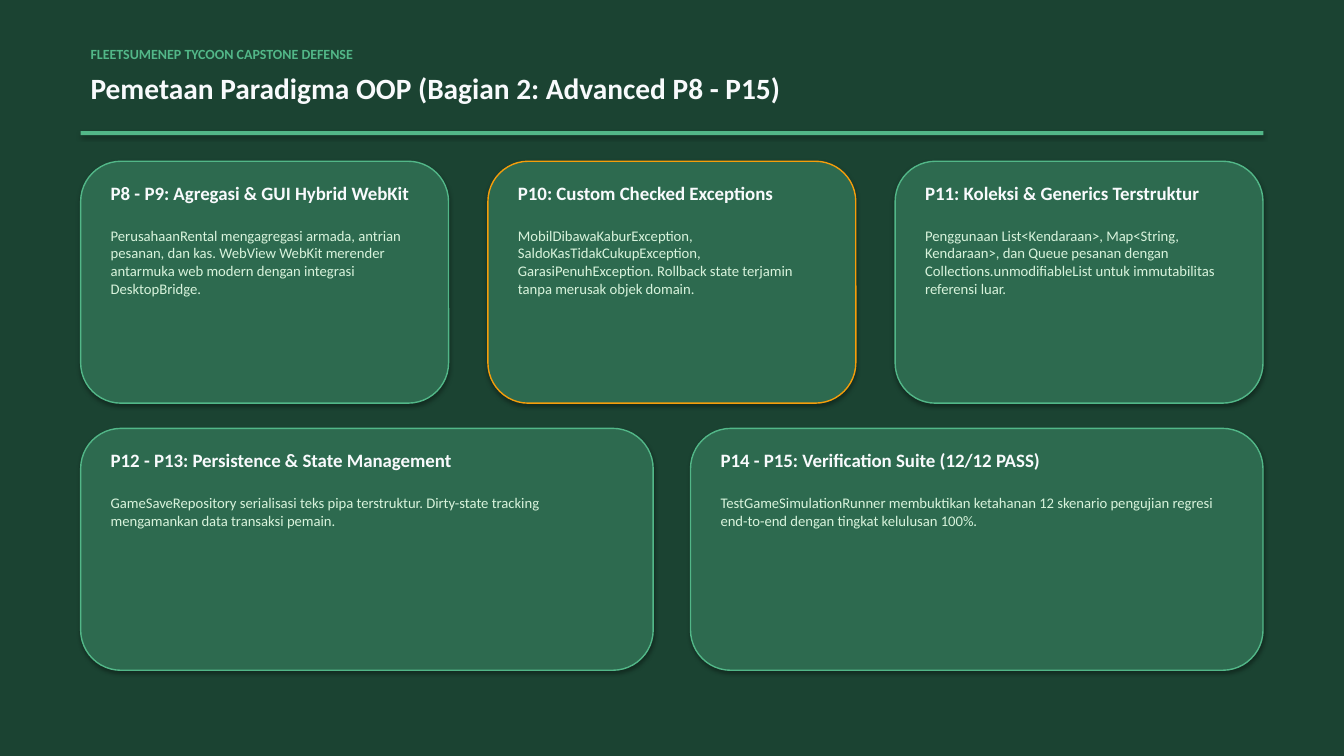
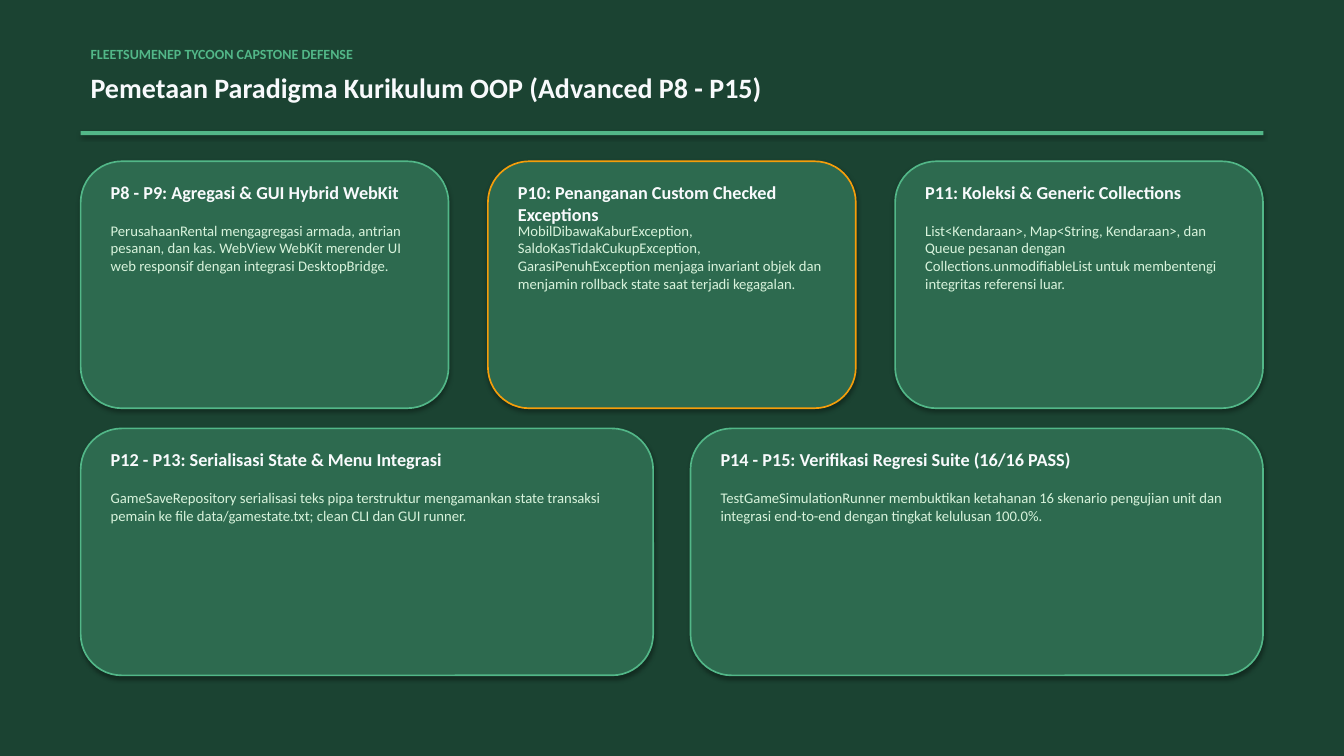
Before and after one commit to DavaYudist/PEMROGRAMAN-BERORIENTASI-OBJEK, a slide deck: slide 7 of Project_Akhir_Semester_Game_3125522002_M Davana Yudista Firdausy/presentation_game_capstone.pptx (slide 6 before the commit). Drawn at 1344x756 pixels with LibreOffice and Linux fonts; fonts in the diff are those of the drawing. Boxes give left, top, right and bottom in pixels: in the first picture for what was removed or moved away, otherwise in the second. Text is boxed around its words. In the diff, an @@ line names an element or a change of style, - is before the commit and + after.

Commit message:
feat(game): implement branching crisis phone scenarios, guaranteed GPS retrieval, and concise 12-slide academic deck (M. Davana Yudista Firdausy - 3125522002)

```diff
--- a/Project_Akhir_Semester_Game_3125522002_M Davana Yudista Firdausy/presentation_game_capstone.pptx
+++ b/Project_Akhir_Semester_Game_3125522002_M Davana Yudista Firdausy/presentation_game_capstone.pptx
@@ text at (91, 77, 761, 103): text changed; size 21 to 20 pt @@
-Pemetaan Paradigma OOP (Bagian 2: Advanced P8 - P15)
+Pemetaan Paradigma Kurikulum OOP (Advanced P8 - P15)
@@ rounded rectangle: place and size @@
-rounded rectangle at (81, 161, 449, 403)
+rounded rectangle at (81, 161, 449, 408)
@@ text "P8 - P9: Agregasi & ..." at (111, 186, 398, 202): size 13.5 to 13 pt @@
@@ rounded rectangle: place and size @@
-rounded rectangle at (488, 161, 856, 403)
+rounded rectangle at (488, 161, 856, 408)
@@ rounded rectangle at (488, 161, 856, 408): outline #F59E0B 1 pt to #F59E0B 1.2 pt @@
@@ outline #52B788 1 pt to #52B788 1.2 pt in 4 elements at (81, 429, 653, 676), (691, 429, 1263, 676), (81, 161, 449, 408), (895, 161, 1263, 408) @@
@@ rounded rectangle: place and size @@
-rounded rectangle at (895, 161, 1263, 403)
+rounded rectangle at (895, 161, 1263, 408)
@@ text at (518, 186, 776, 224): text changed; size 13.5 to 13 pt @@
-P10: Custom Checked Exceptions
+P10: Penanganan Custom Checked Exceptions
@@ text at (925, 186, 1181, 199): text changed; size 13.5 to 13 pt @@
-P11: Koleksi & Generics Terstruktur
+P11: Koleksi & Generic Collections
@@ text at (111, 226, 401, 274): text changed @@
-PerusahaanRental mengagregasi armada, antrian pesanan, dan kas. WebView WebKit merender antarmuka web modern dengan integrasi DesktopBridge.
+PerusahaanRental mengagregasi armada, antrian pesanan, dan kas. WebView WebKit merender UI web responsif dengan integrasi DesktopBridge.
@@ text at (518, 223, 821, 292): text changed @@
-MobilDibawaKaburException, SaldoKasTidakCukupException, GarasiPenuhException. Rollback state terjamin tanpa merusak objek domain.
+MobilDibawaKaburException, SaldoKasTidakCukupException, GarasiPenuhException menjaga invariant objek dan menjamin rollback state saat terjadi kegagalan.
@@ text at (925, 226, 1216, 292): text changed @@
-Penggunaan List<Kendaraan>, Map<String, Kendaraan>, dan Queue pesanan dengan Collections.unmodifiableList untuk immutabilitas referensi luar.
+List<Kendaraan>, Map<String, Kendaraan>, dan Queue pesanan dengan Collections.unmodifiableList untuk membentengi integritas referensi luar.
@@ rounded rectangle: place and size @@
-rounded rectangle at (81, 429, 653, 670)
+rounded rectangle at (81, 429, 653, 676)
@@ rounded rectangle: place and size @@
-rounded rectangle at (691, 429, 1263, 670)
+rounded rectangle at (691, 429, 1263, 676)
@@ text at (111, 453, 442, 469): text changed; size 13.5 to 13 pt @@
-P12 - P13: Persistence & State Management
+P12 - P13: Serialisasi State & Menu Integrasi
@@ text at (721, 452, 1070, 469): text changed; size 13.5 to 13 pt @@
-P14 - P15: Verification Suite (12/12 PASS)
+P14 - P15: Verifikasi Regresi Suite (16/16 PASS)
@@ text at (111, 493, 600, 524): text changed @@
-GameSaveRepository serialisasi teks pipa terstruktur. Dirty-state tracking mengamankan data transaksi pemain.
+GameSaveRepository serialisasi teks pipa terstruktur mengamankan state transaksi pemain ke file data/gamestate.txt; clean CLI dan GUI runner.
@@ text at (721, 493, 1221, 524): text changed @@
-TestGameSimulationRunner membuktikan ketahanan 12 skenario pengujian regresi end-to-end dengan tingkat kelulusan 100%.
+TestGameSimulationRunner membuktikan ketahanan 16 skenario pengujian unit dan integrasi end-to-end dengan tingkat kelulusan 100.0%.
```
Also in this commit, not shown: 8 other slides changed, 3 slides added, 5 slides removed, 9 other files.
